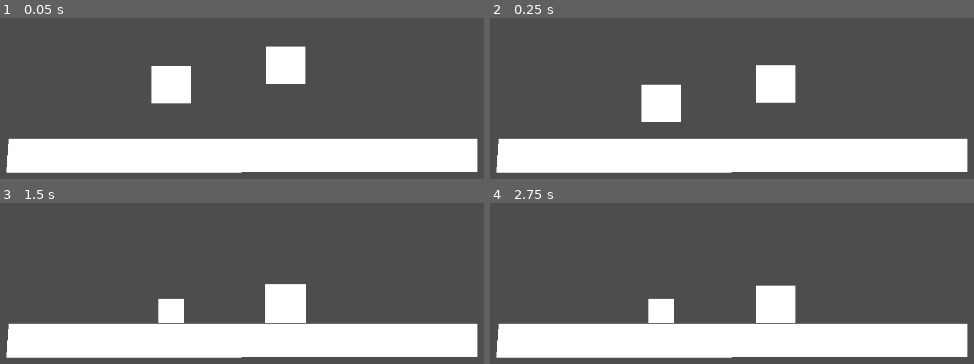
Above: before the commit, frames 1-4 (two rows, left to right).
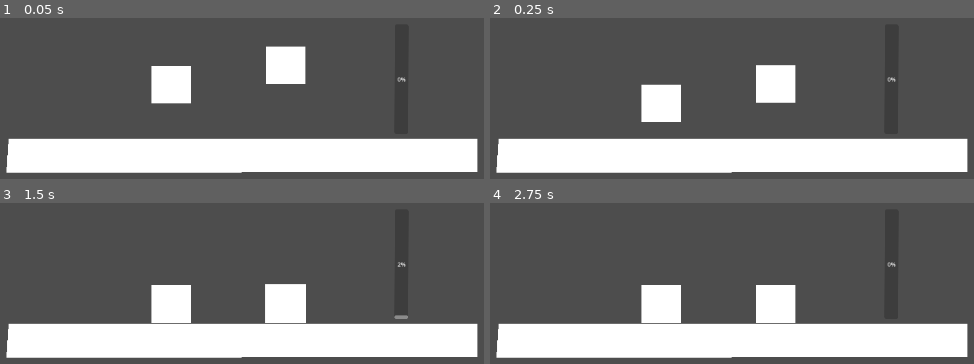
Above: after the commit, the same moments.

Repository: mgi-dev/size-them-up
Game: Godot game, scene res://scenes/main.tscn
The game is run twice, just before and just after one commit, with the same random seed, the same clock (stepped at 60 frames per second) and the same inputs.
Inputs (mouse positions are in pixels of both pictures, inside the frame that each line leads up to):
- Up to frame 1 (0.05 s): no input
- Up to frame 2 (0.25 s): no input
- Up to frame 3 (1.5 s): move the mouse to (169, 304) at 0.52 s; hold Right mouse button (size_down) 0.53-1.28 s; click (169, 304) at 0.8 s; move the mouse to (285, 304) at 1.27 s; click (285, 304) at 1.35 s
- Up to frame 4 (2.75 s): right-click (775, 304) at 1.55 s; tap Enter at 2 s; move the mouse to (964, 236) at 2.02 s; hold Right mouse button (size_down) from 2.03 s (still down); click (964, 236) at 2.3 s

The runs differ from the first frame. In frame 1, less than 0.1% of the frame differs, in the area x 82-84%, y 36-40%; in frame 2, less than 0.1%; in frame 3, 1.3%, in the area x 31-85%, y 36-75%; in frame 4, 1.3%.

Commit message:
signal bus, game state, core gameplay

Diff:
--- /dev/null
+++ b/autoloads/game_state.gd
@@ -0,0 +1,27 @@
+extends Node
+
+
+var _can_size_up: bool = false
+var _can_size_down: bool = false
+
+func _ready():
+	SignalBus.gauge_changed.connect(au_gauge_changed)
+
+
+func au_gauge_changed(percentage: float) -> void:
+	if percentage >= 100:
+		_can_size_up = false
+		_can_size_down = true
+	elif percentage <= 0:
+		_can_size_up = true
+		_can_size_down = false
+	else:
+		_can_size_up = true
+		_can_size_down = true
+
+
+func can_size_up() -> bool:
+	return _can_size_up
+
+func can_size_down() -> bool:
+	return _can_size_down
--- /dev/null
+++ b/autoloads/signal_bus.gd
@@ -0,0 +1,4 @@
+extends Node
+
+signal resized(size: float)
+signal gauge_changed(percentage: float)
--- a/project.godot
+++ b/project.godot
@@ -14,6 +14,11 @@
 run/main_scene="uid://bpuivmi2eysui"
 config/features=PackedStringArray("4.6", "Forward Plus")
 config/icon="res://icon.svg"
+
+[autoload]
+
+SignalBus="*uid://c4r46dbqecicl"
+GameState="*uid://cnfkex8r8br8g"
 
 [input]
 
--- a/scenes/main.tscn
+++ b/scenes/main.tscn
@@ -1,6 +1,7 @@
 [gd_scene format=3 uid="uid://bpuivmi2eysui"]
 
 [ext_resource type="PackedScene" uid="uid://c513vd3w5aj6j" path="res://scenes/ResizableV2.tscn" id="1_o5qli"]
+[ext_resource type="PackedScene" uid="uid://cdtat8xupelfn" path="res://scenes/ui/size_gauge/size_gauge.tscn" id="2_0wfyh"]
 
 [node name="main" type="Node2D" unique_id=522903474]
 
@@ -17,3 +18,7 @@
 
 [node name="ResizableV3" parent="." unique_id=945991924 instance=ExtResource("1_o5qli")]
 position = Vector2(421, 200)
+
+[node name="SizeGauge" parent="." unique_id=1367314203 instance=ExtResource("2_0wfyh")]
+position = Vector2(587, 301)
+scale = Vector2(0.5, 0.5)
--- a/scenes/resizable_v_2.gd
+++ b/scenes/resizable_v_2.gd
@@ -52,15 +52,22 @@
 		process_hitbox_resize()
 		process_mouse_detector_resize()
 
+func can_size_up() -> bool:
+	return selected and GameState.can_size_up()
+
+
+func can_size_down() -> bool:
+	return selected and GameState.can_size_down()
 
 func size_up() -> void:
-	if selected:
+	if can_size_up():
 		new_scale = current_scale + RESIZE_SPEED
-
+		SignalBus.resized.emit(new_scale - current_scale)
 
 func size_down() -> void:
-	if selected:
+	if can_size_down():
 		new_scale = current_scale - RESIZE_SPEED
+		SignalBus.resized.emit(new_scale - current_scale)
 
 
 func process_hitbox_resize() -> void:
--- /dev/null
+++ b/scenes/ui/size_gauge/size_gauge.gd
@@ -0,0 +1,25 @@
+extends Node2D
+
+@onready var gauge = $ProgressBar
+
+@export var max_value = 2.0
+@export var min_value = 0.0
+
+@export var start_value = 0.0
+
+func _ready():
+	SignalBus.resized.connect(fill_the_gauge)
+	gauge.min_value = min_value
+	gauge.max_value = max_value
+	gauge.value = start_value
+	SignalBus.gauge_changed.emit(to_percentage(gauge.value))
+
+
+func fill_the_gauge(amount: float):
+
+	gauge.value += amount
+	SignalBus.gauge_changed.emit(to_percentage(gauge.value))
+
+
+func to_percentage(value: float) -> float:
+	return value * 100 / max_value
--- /dev/null
+++ b/scenes/ui/size_gauge/size_gauge.tscn
@@ -0,0 +1,16 @@
+[gd_scene format=3 uid="uid://cdtat8xupelfn"]
+
+[ext_resource type="Script" uid="uid://cxuso3i0eha0p" path="res://scenes/ui/size_gauge/size_gauge.gd" id="1_mujeh"]
+
+[node name="SizeGauge" type="Node2D" unique_id=1367314203]
+script = ExtResource("1_mujeh")
+
+[node name="ProgressBar" type="ProgressBar" parent="." unique_id=250899039]
+offset_left = -17.999998
+offset_top = -318.0
+offset_right = 20.137522
+offset_bottom = -1.588623
+rotation = 0.00446105
+scale = Vector2(1.0359246, 1)
+max_value = 5.0
+fill_mode = 3
Not shown, added: autoloads/game_state.gd.uid
Not shown, added: autoloads/signal_bus.gd.uid
Not shown, added: scenes/ui/size_gauge/size_gauge.gd.uid
Not shown, added: TODO.md
